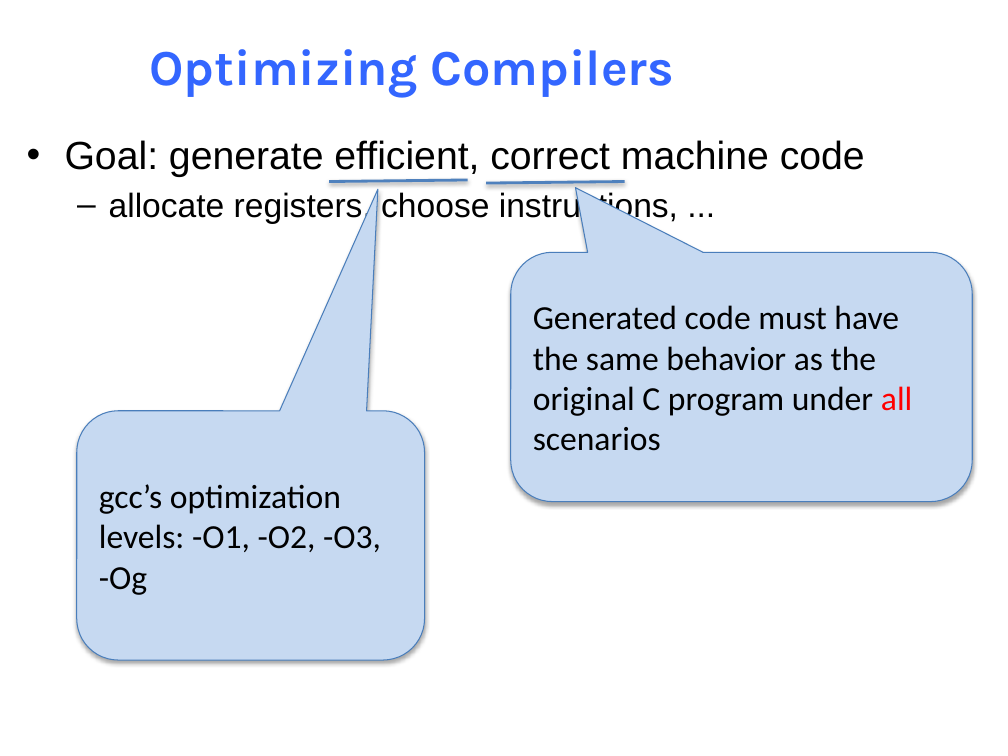
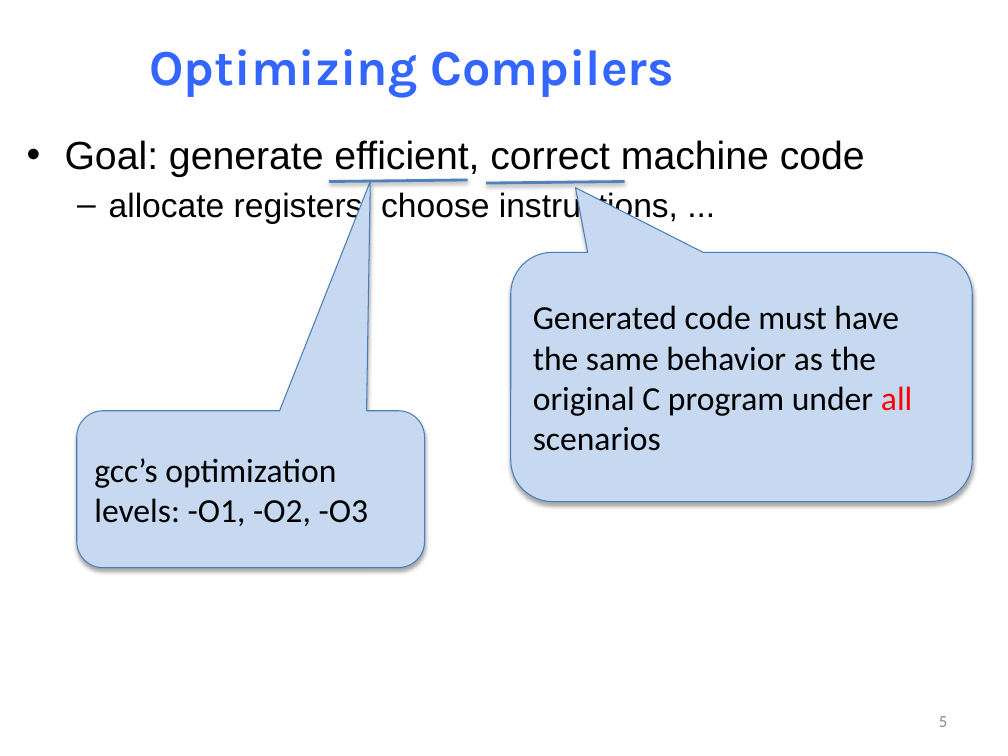
Before and after one commit to NYU-CSO/nyu-cso.github.io, a slide deck: slide 5 of notes/13-optimization-linking.pptx. Drawn at 1008x756 pixels with LibreOffice and Linux fonts; fonts in the diff are those of the drawing. Boxes give left, top, right and bottom in pixels: in the first picture for what was removed or moved away, otherwise in the second. Text is boxed around its words. In the diff, an @@ line names an element or a change of style, - is before the commit and + after.

```diff
--- a/notes/13-optimization-linking.pptx
+++ b/notes/13-optimization-linking.pptx
@@ rounded speech box "gcc’s optimization levels: -O1, -O2, ...": place and size @@
-rounded speech box "gcc’s optimization levels: -O1, -O2, ..." at bbox=[77, 411, 424, 660]
+rounded speech box "gcc’s optimization levels: -O1, -O2, ..." at bbox=[77, 411, 424, 569]
@@ rounded speech box "gcc’s optimization levels: -O1, -O2, ..." at bbox=[77, 411, 424, 569]: proportions changed @@
@@ text in rounded speech box at bbox=[94, 458, 369, 526]: text changed @@
-gcc’s optimization levels: -O1, -O2, -O3,
--Og
+gcc’s optimization levels: -O1, -O2, -O3
@@ page number added at bbox=[939, 716, 947, 727], 12 pt, text #8C8C8C @@
+5
```
Also in this commit, not shown: 39 other slides changed, 2 slides added, 3 other files.
